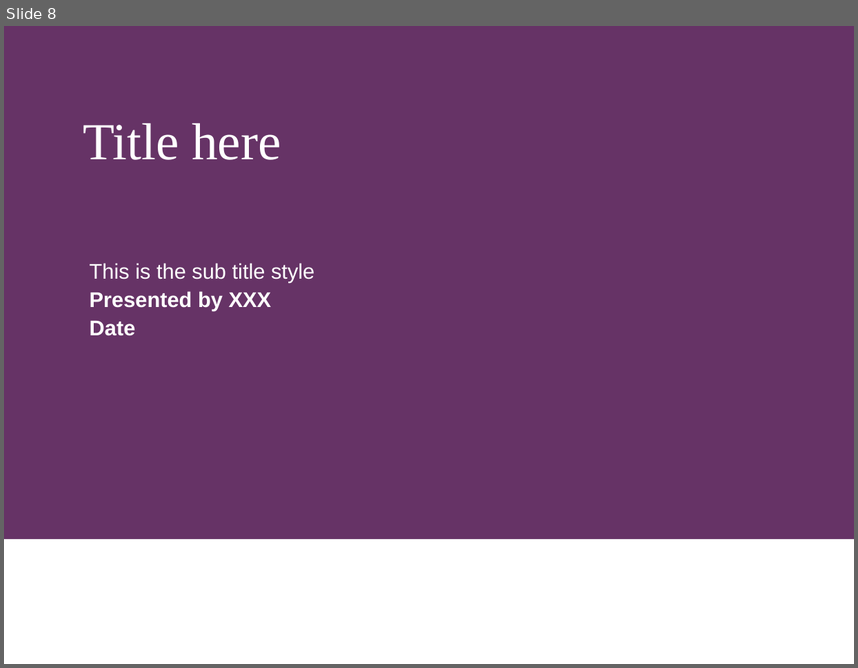
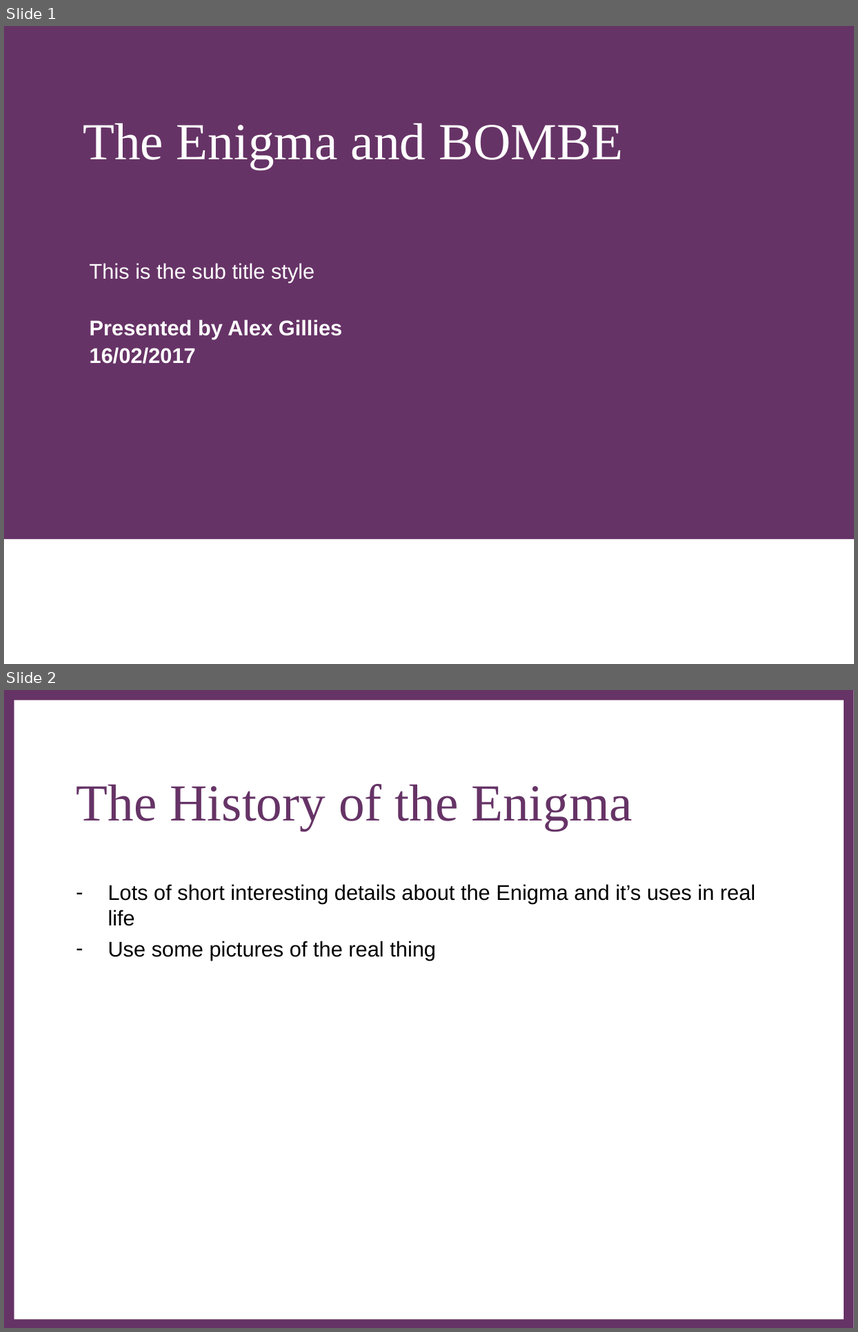
Before and after one commit to br3v1an5/Dissertation-Third-Year, a slide deck: DesignReport/1_PowerpointTemplate.ppt. Shown one above the other, each under a label of ours: slide 8 before the commit, slides 1 and 2 after it. The pictures are 858x668 and 858x1332 pixels, drawn with LibreOffice and Linux fonts; fonts in the diff are those of the drawing; background and template pictures are left out. Boxes give left, top, right and bottom in pixels: in the first picture for what was removed or moved away, otherwise in the second. Text is boxed around its words. In the diff, an @@ line names an element or a change of style, - is before the commit and + after.

```diff
--- a/DesignReport/1_PowerpointTemplate.ppt
+++ b/DesignReport/1_PowerpointTemplate.ppt
@@ slide 2 added at <box>4,690,854,1328</box>, background #FFFFFF @@
@@ rectangle added at <box>4,690,854,1328</box>, fill #663366, 24 pt, text #663366 @@
+∂
@@ rectangle added at <box>14,700,844,1319</box>, fill #FFFFFF @@
@@ title added at <box>76,784,633,830</box>, 44 pt, text #663366 @@
+The History of the Enigma
@@ text added at <box>108,884,755,960</box>, 18 pt, text #000000 @@
+– Lots of short interesting details about the Enigma and it’s uses in real life
+– Use some pictures of the real thing
@@ what was slide 8 is now slide 1 @@
@@ slide 1 changed as well @@
@@ title at <box>83,123,624,169</box>: text changed @@
-Title here
+The Enigma and BOMBE
@@ subtitle at <box>90,319,342,363</box>: text changed @@
-Presented by XXX
-Date
+Presented by Alex Gillies
+16/02/2017
```
Also in this commit, not shown: 8 other slides added, 8 slides removed, 1 other file.
